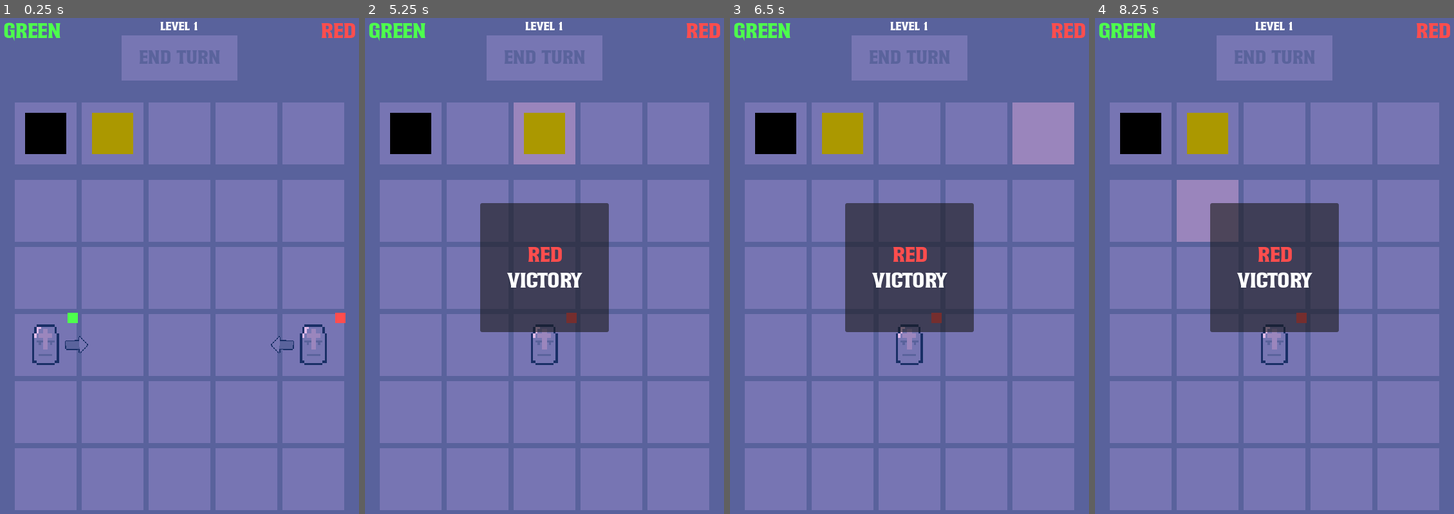
Above: before the commit, frames 1-4 (left to right).
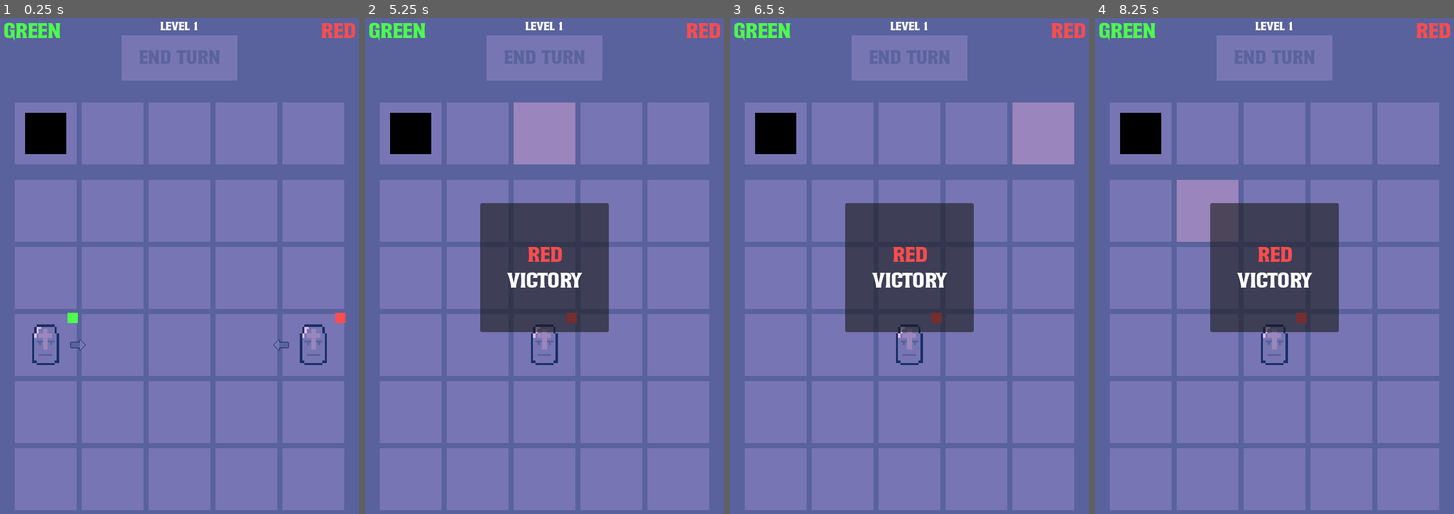
Above: after the commit, the same moments.

Repository: frostblooded/influencer
Game: Godot game, scene res://scenes/levels/level_1.tscn
Two runs of this game, one before a commit and one after it. Both use one fixed random seed, a clock stepped at 60 frames per second and the inputs below. Before the commit the project starts from res://scenes/level_1.tscn.
Inputs (mouse positions are in pixels of both pictures, inside the frame that each line leads up to):
- Up to frame 1 (0.25 s): no input
- Up to frame 2 (5.25 s): click "End turn" at 0.5 s; click "End turn" at 1.25 s; click "End turn" at 2 s; tap Enter at 2.75 s; drag from (411, 132) to (544, 132) at 2.77 s; drag from (411, 132) to (544, 132) at 3.52 s; move the mouse to (476, 132) at 4.27 s; click (476, 132) at 4.42 s; tap Space at 5 s; drag from (476, 132) to (677, 132) at 5.02 s
- Up to frame 3 (6.5 s): drag from (909, 132) to (1042, 132) at 5.77 s
- Up to frame 4 (8.25 s): tap Enter at 6.5, 8 s; drag from (1342, 132) to (1206, 132) at 6.52 s; tap Space at 7.25 s; move the mouse to (1407, 132) at 7.27 s; click (1407, 132) at 7.42 s; drag from (1141, 211) to (1342, 132) at 8.02 s

The runs differ from the first frame. In frame 1, 1.1% of the frame differs, in the area x 18-82%, y 19-68%; in frame 2, 1.0%; in frame 3, 1.0%; in frame 4, 1.0%.
Error after the commit: Invalid call. Nonexistent function 'peek_container' in base 'Nil'. (res://scripts/unit.gd:111)

Commit message:
Complete refactor of the project

Diff:
--- a/project.godot
+++ b/project.godot
@@ -10,8 +10,8 @@
 
 [application]
 
-config/name="pirate_software_game_jam_18_07_2024"
-run/main_scene="res://scenes/level_1.tscn"
+config/name="influencer"
+run/main_scene="res://scenes/levels/level_1.tscn"
 config/features=PackedStringArray("4.2", "GL Compatibility")
 config/icon="res://icon.svg"
 
--- a/scenes/cell.tscn
+++ b/scenes/cell.tscn
@@ -1,6 +1,6 @@
 [gd_scene load_steps=7 format=3 uid="uid://c76khrdew5rb8"]
 
-[ext_resource type="Script" path="res://scripts/cell.gd" id="1_uoj0y"]
+[ext_resource type="Script" path="res://scripts/grids/cell.gd" id="1_uoj0y"]
 
 [sub_resource type="Gradient" id="Gradient_rvejq"]
 offsets = PackedFloat32Array(0)
--- a/scenes/grid_cell.tscn
+++ b/scenes/grid_cell.tscn
@@ -1,15 +1,11 @@
 [gd_scene load_steps=4 format=3 uid="uid://dl1tj8dvgjcg2"]
 
-[ext_resource type="Script" path="res://scripts/grid_cell.gd" id="1_8mbga"]
+[ext_resource type="Script" path="res://scripts/grids/grid_cell.gd" id="1_8mbga"]
 [ext_resource type="PackedScene" uid="uid://c76khrdew5rb8" path="res://scenes/cell.tscn" id="1_k0r31"]
 [ext_resource type="Texture2D" uid="uid://biumxxayrtuu5" path="res://assets/arrow.png" id="2_4y6ku"]
 
-[node name="GridCell" node_paths=PackedStringArray("_top_action_sprite_2d", "_right_action_sprite_2d", "_bottom_action_sprite_2d", "_left_action_sprite_2d") instance=ExtResource("1_k0r31")]
+[node name="GridCell" instance=ExtResource("1_k0r31")]
 script = ExtResource("1_8mbga")
-_top_action_sprite_2d = NodePath("TopActionSprite2DContainer")
-_right_action_sprite_2d = NodePath("RightActionSprite2DContainer")
-_bottom_action_sprite_2d = NodePath("BottomActionSprite2DContainer")
-_left_action_sprite_2d = NodePath("LeftActionSprite2DContainer")
 
 [node name="TopActionSprite2DContainer" type="Sprite2D" parent="." index="4"]
 visible = false
--- a/scenes/item.tscn
+++ b/scenes/items/item.tscn
@@ -1,6 +1,6 @@
 [gd_scene load_steps=9 format=3 uid="uid://d243sqiodghwd"]
 
-[ext_resource type="Script" path="res://scripts/placeable_item.gd" id="1_fwq5t"]
+[ext_resource type="Script" path="res://scripts/item.gd" id="1_eok4o"]
 [ext_resource type="Script" path="res://scripts/state_machines/state_machine.gd" id="2_y7nqv"]
 [ext_resource type="Script" path="res://scripts/state_machines/item/idle_state.gd" id="3_8ojxu"]
 [ext_resource type="Script" path="res://scripts/state_machines/item/dragged_state.gd" id="4_a4x7h"]
@@ -18,7 +18,7 @@
 
 [node name="Item" type="Node2D"]
 z_index = 10
-script = ExtResource("1_fwq5t")
+script = ExtResource("1_eok4o")
 
 [node name="StateMachine" type="Node" parent="." node_paths=PackedStringArray("_initial_state")]
 script = ExtResource("2_y7nqv")
--- /dev/null
+++ b/scenes/items/rock_item.tscn
@@ -0,0 +1,5 @@
+[gd_scene load_steps=2 format=3 uid="uid://c0ri27pmwche4"]
+
+[ext_resource type="PackedScene" uid="uid://d243sqiodghwd" path="res://scenes/items/item.tscn" id="1_o63f2"]
+
+[node name="RockItem" instance=ExtResource("1_o63f2")]
--- a/scenes/level_1.tscn
+++ b/scenes/levels/level_1.tscn
@@ -1,18 +1,17 @@
-[gd_scene load_steps=18 format=3 uid="uid://cvvvodfer4c1a"]
+[gd_scene load_steps=17 format=3 uid="uid://cvvvodfer4c1a"]
 
-[ext_resource type="Script" path="res://scripts/end_turn_button.gd" id="1_y8ygf"]
-[ext_resource type="Script" path="res://scripts/victory_screen_panel.gd" id="2_in3wr"]
-[ext_resource type="Script" path="res://scripts/inventory_grid.gd" id="3_lj5s8"]
-[ext_resource type="PackedScene" uid="uid://c0ri27pmwche4" path="res://scenes/rock_element.tscn" id="4_wdqv8"]
-[ext_resource type="PackedScene" uid="uid://j2rt6h2o4fxb" path="res://scenes/lightning_element.tscn" id="5_igwqa"]
-[ext_resource type="PackedScene" uid="uid://b7ad14at3ofrm" path="res://scenes/inventory_cell.tscn" id="6_bsr6w"]
-[ext_resource type="Script" path="res://scripts/grid.gd" id="7_io0x2"]
-[ext_resource type="PackedScene" uid="uid://dl1tj8dvgjcg2" path="res://scenes/grid_cell.tscn" id="7_lkwqf"]
-[ext_resource type="Script" path="res://scripts/spawner.gd" id="9_al5wj"]
-[ext_resource type="Resource" uid="uid://dxs1coccku8n1" path="res://resources/factions/green_faction.tres" id="9_sdona"]
-[ext_resource type="PackedScene" uid="uid://bosldgi81a7pv" path="res://scenes/unit.tscn" id="10_knpjx"]
-[ext_resource type="PackedScene" uid="uid://4q8tgyxbcj52" path="res://scenes/level_manager.tscn" id="11_5n4px"]
-[ext_resource type="Resource" uid="uid://6rvy2hgst74q" path="res://resources/factions/red_faction.tres" id="12_6bu8g"]
+[ext_resource type="Script" path="res://scripts/ui/end_turn_button.gd" id="1_4eei4"]
+[ext_resource type="Script" path="res://scripts/ui/victory_screen_panel.gd" id="2_tj3ea"]
+[ext_resource type="Script" path="res://scripts/grids/inventory_grid.gd" id="3_rm17l"]
+[ext_resource type="PackedScene" uid="uid://c0ri27pmwche4" path="res://scenes/items/rock_item.tscn" id="4_q68yn"]
+[ext_resource type="PackedScene" uid="uid://b7ad14at3ofrm" path="res://scenes/inventory_cell.tscn" id="5_u88ib"]
+[ext_resource type="Script" path="res://scripts/grids/grid.gd" id="6_eppx7"]
+[ext_resource type="PackedScene" uid="uid://dl1tj8dvgjcg2" path="res://scenes/grid_cell.tscn" id="7_ysjo5"]
+[ext_resource type="Resource" uid="uid://dxs1coccku8n1" path="res://resources/factions/green_faction.tres" id="8_x3lke"]
+[ext_resource type="Script" path="res://scripts/spawner.gd" id="9_dywpj"]
+[ext_resource type="PackedScene" uid="uid://bosldgi81a7pv" path="res://scenes/unit.tscn" id="10_uciyf"]
+[ext_resource type="Resource" uid="uid://6rvy2hgst74q" path="res://resources/factions/red_faction.tres" id="11_ura4m"]
+[ext_resource type="PackedScene" uid="uid://4q8tgyxbcj52" path="res://scenes/level_manager.tscn" id="12_bpy5c"]
 
 [sub_resource type="Gradient" id="Gradient_nvnxt"]
 offsets = PackedFloat32Array(1)
@@ -102,7 +101,7 @@
 focus_mode = 0
 theme_override_font_sizes/font_size = 25
 text = "End turn"
-script = ExtResource("1_y8ygf")
+script = ExtResource("1_4eei4")
 
 [node name="VictoryScreenPanel" type="Panel" parent="CanvasLayer/Control" node_paths=PackedStringArray("faction_label", "next_level_button")]
 custom_minimum_size = Vector2(200, 200)
@@ -118,7 +117,7 @@
 offset_bottom = 20.0
 grow_horizontal = 2
 grow_vertical = 2
-script = ExtResource("2_in3wr")
+script = ExtResource("2_tj3ea")
 faction_label = NodePath("VBoxContainer/FactionLabel")
 next_level_button = NodePath("VBoxContainer/Button")
 
@@ -156,32 +155,30 @@
 
 [node name="InventoryGrid" type="Node2D" parent="."]
 position = Vector2(64, 192)
-script = ExtResource("3_lj5s8")
-starting_elements = Array[PackedScene]([ExtResource("4_wdqv8"), ExtResource("5_igwqa")])
+script = ExtResource("3_rm17l")
+starting_items = Array[PackedScene]([ExtResource("4_q68yn")])
 
-[node name="InventoryCell" parent="InventoryGrid" instance=ExtResource("6_bsr6w")]
+[node name="InventoryCell" parent="InventoryGrid" instance=ExtResource("5_u88ib")]
 position = Vector2(16, 0)
 
-[node name="InventoryCell2" parent="InventoryGrid" instance=ExtResource("6_bsr6w")]
+[node name="InventoryCell2" parent="InventoryGrid" instance=ExtResource("5_u88ib")]
 position = Vector2(120, 0)
 
-[node name="InventoryCell3" parent="InventoryGrid" instance=ExtResource("6_bsr6w")]
+[node name="InventoryCell3" parent="InventoryGrid" instance=ExtResource("5_u88ib")]
 position = Vector2(224, 0)
 
-[node name="InventoryCell4" parent="InventoryGrid" instance=ExtResource("6_bsr6w")]
+[node name="InventoryCell4" parent="InventoryGrid" instance=ExtResource("5_u88ib")]
 position = Vector2(328, 0)
 
-[node name="InventoryCell5" parent="InventoryGrid" instance=ExtResource("6_bsr6w")]
+[node name="InventoryCell5" parent="InventoryGrid" instance=ExtResource("5_u88ib")]
 position = Vector2(432, 0)
 
 [node name="Grid" type="Node2D" parent="."]
 position = Vector2(80, 312)
-script = ExtResource("7_io0x2")
-width = null
-height = null
-cell_scene = ExtResource("7_lkwqf")
+script = ExtResource("6_eppx7")
+cell_scene = ExtResource("7_ysjo5")
 cell_x_diff = 104
 cell_y_diff = 104
-spawners = Array[ExtResource("9_al5wj")]([SubResource("Resource_b7lf8"), SubResource("Resource_wu7mj")])
+spawners = Array[ExtResource("9_dywpj")]([SubResource("Resource_b7lf8"), SubResource("Resource_wu7mj")])
 
-[node name="LevelManager" parent="." instance=ExtResource("11_5n4px")]
+[node name="LevelManager" parent="." instance=ExtResource("12_bpy5c")]
--- a/scenes/lightning_element.tscn
+++ /dev/null
@@ -1,16 +0,0 @@
-[gd_scene load_steps=4 format=3 uid="uid://j2rt6h2o4fxb"]
-
-[ext_resource type="PackedScene" uid="uid://d243sqiodghwd" path="res://scenes/item.tscn" id="1_0ht5u"]
-
-[sub_resource type="Gradient" id="Gradient_8gucw"]
-offsets = PackedFloat32Array(1)
-colors = PackedColorArray(0.673491, 0.597692, 0, 1)
-
-[sub_resource type="GradientTexture1D" id="GradientTexture1D_kckxn"]
-gradient = SubResource("Gradient_8gucw")
-
-[node name="LightningElement" instance=ExtResource("1_0ht5u")]
-is_damaging = true
-
-[node name="Sprite2D" parent="." index="1"]
-texture = SubResource("GradientTexture1D_kckxn")
--- a/scenes/lightning_rock_element.tscn
+++ /dev/null
@@ -1,16 +0,0 @@
-[gd_scene load_steps=4 format=3 uid="uid://dbt8fa2qy66xo"]
-
-[ext_resource type="PackedScene" uid="uid://d243sqiodghwd" path="res://scenes/item.tscn" id="1_b0g06"]
-
-[sub_resource type="Gradient" id="Gradient_aimyh"]
-offsets = PackedFloat32Array(1)
-colors = PackedColorArray(0.343505, 0.302041, 2.40654e-07, 1)
-
-[sub_resource type="GradientTexture1D" id="GradientTexture1D_iqloc"]
-gradient = SubResource("Gradient_aimyh")
-
-[node name="LightningRockElement" instance=ExtResource("1_b0g06")]
-is_blocking = true
-
-[node name="Sprite2D" parent="." index="1"]
-texture = SubResource("GradientTexture1D_iqloc")
--- a/scenes/rock_element.tscn
+++ /dev/null
@@ -1,6 +0,0 @@
-[gd_scene load_steps=2 format=3 uid="uid://c0ri27pmwche4"]
-
-[ext_resource type="PackedScene" uid="uid://d243sqiodghwd" path="res://scenes/item.tscn" id="1_o63f2"]
-
-[node name="RockElement" instance=ExtResource("1_o63f2")]
-is_blocking = true
--- a/scenes/unit.tscn
+++ b/scenes/unit.tscn
@@ -11,10 +11,11 @@
 [sub_resource type="GradientTexture1D" id="GradientTexture1D_bg3yp"]
 gradient = SubResource("Gradient_8qw5f")
 
-[node name="Unit" type="Node2D" node_paths=PackedStringArray("faction_sprite_2d") groups=["units"]]
+[node name="Unit" type="Node2D" node_paths=PackedStringArray("faction_sprite_2d", "action_sprite_2d") groups=["units"]]
 script = ExtResource("1_evil8")
+faction_sprite_2d = NodePath("FactionSprite2D")
+action_sprite_2d = NodePath("ActionSprite2D")
 move_action_texture = ExtResource("2_41fv4")
-faction_sprite_2d = NodePath("FactionSprite2D")
 
 [node name="Sprite2D" type="Sprite2D" parent="."]
 position = Vector2(1.90735e-06, 1.90735e-06)
@@ -25,3 +26,8 @@
 position = Vector2(42, -42)
 scale = Vector2(0.0625, 16.25)
 texture = SubResource("GradientTexture1D_bg3yp")
+
+[node name="ActionSprite2D" type="Sprite2D" parent="."]
+z_index = 10
+texture = ExtResource("2_41fv4")
+offset = Vector2(50, 0)
--- a/scripts/enums.gd
+++ b/scripts/enums.gd
@@ -7,3 +7,19 @@
     Bottom,
     Left
 }
+
+static func direction_to_vec2(direction: Direction) -> Vector2:
+    match (direction):
+        Direction.Top:
+            return Vector2.UP
+        Direction.Right:
+            return Vector2.RIGHT
+        Direction.Bottom:
+            return Vector2.DOWN
+        Direction.Left:
+            return Vector2.LEFT
+
+    return Vector2.ZERO
+
+static func direction_to_angle(direction: Direction) -> float:
+    return direction_to_vec2(direction).angle()
--- a/scripts/grid_cell.gd
+++ /dev/null
@@ -1,63 +0,0 @@
-class_name GridCell
-extends Cell
-
-@export var _top_action_sprite_2d: Node2D
-@export var _right_action_sprite_2d: Node2D
-@export var _bottom_action_sprite_2d: Node2D
-@export var _left_action_sprite_2d: Node2D
-
-class Neighbor:
-    var cell: GridCell
-    var direction: Enums.Direction = Enums.Direction.None
-
-    func _init(new_cell: Cell, new_direction: Enums.Direction) -> void:
-        cell = new_cell
-        direction = new_direction
-
-var neighbors: Array[Neighbor]
-
-var grid: Grid
-var grid_coordinates: Vector2
-
-func _ready() -> void:
-    super._ready()
-    hide_all_action_sprite_2ds()
-
-func set_action_sprite_2d(texture: Texture2D, direction: Enums.Direction) -> void:
-    hide_all_action_sprite_2ds()
-    var action_sprite_2d: Sprite2D = get_action_sprite_2d_for_direction(direction)
-    action_sprite_2d.texture = texture
-    action_sprite_2d.show()
-
-func reset_action_sprite_2d() -> void:
-    hide_all_action_sprite_2ds()
-
-func hide_all_action_sprite_2ds() -> void:
-    _top_action_sprite_2d.hide()
-    _right_action_sprite_2d.hide()
-    _bottom_action_sprite_2d.hide()
-    _left_action_sprite_2d.hide()
-
-func get_action_sprite_2d_for_direction(direction: Enums.Direction) -> Sprite2D:
-    match direction:
-        Enums.Direction.Top:
-            return _top_action_sprite_2d
-        Enums.Direction.Right:
-            return _right_action_sprite_2d
-        Enums.Direction.Bottom:
-            return _bottom_action_sprite_2d
-        Enums.Direction.Left:
-            return _left_action_sprite_2d
-        _:
-            push_error("Trying to get action sprite 2d container for unknown direction")
-            return null
-
-func get_neighbor_cell_from_direction(direction: Enums.Direction) -> Cell:
-    for neighbor: Neighbor in neighbors:
-        if neighbor.direction == direction:
-            return neighbor.cell
-
-    return null
-
-func _to_string() -> String:
-    return "({}, {})".format([grid_coordinates.x, grid_coordinates.y], "{}")
--- /dev/null
+++ b/scripts/grids/grid_cell.gd
@@ -0,0 +1,25 @@
+class_name GridCell
+extends Cell
+
+class Neighbor:
+    var cell: GridCell
+    var direction: Enums.Direction = Enums.Direction.None
+
+    func _init(new_cell: Cell, new_direction: Enums.Direction) -> void:
+        cell = new_cell
+        direction = new_direction
+
+var neighbors: Array[Neighbor]
+
+var grid: Grid
+var grid_coordinates: Vector2
+
+func get_direction_from_neighbor_cell(neighbor_cell: GridCell) -> Enums.Direction:
+    for neighbor: Neighbor in neighbors:
+        if neighbor.cell == neighbor_cell:
+            return neighbor.direction
+
+    return Enums.Direction.None
+
+func _to_string() -> String:
+    return "({}, {})".format([grid_coordinates.x, grid_coordinates.y], "{}")
--- a/scripts/inventory_grid.gd
+++ b/scripts/grids/inventory_grid.gd
@@ -1,12 +1,12 @@
 extends Node2D
 
-@export var starting_elements: Array[PackedScene] = []
+@export var starting_items: Array[PackedScene] = []
 
 func _ready() -> void:
-	assert(starting_elements.size() <= get_child_count())
+	assert(starting_items.size() <= get_child_count())
 
 	var child_idx: int = 0
-	for item_scene: PackedScene in starting_elements:
+	for item_scene: PackedScene in starting_items:
 		var child: Node = get_child(child_idx)
 		child_idx += 1
 		var item_instance: Node2D = item_scene.instantiate() as Node2D
--- /dev/null
+++ b/scripts/item.gd
@@ -0,0 +1,2 @@
+class_name Item
+extends PlaceableObject
--- a/scripts/placeable_item.gd
+++ /dev/null
@@ -1,5 +0,0 @@
-class_name ElementPlaceableObject
-extends PlaceableObject
-
-@export var is_blocking: bool = false
-@export var is_damaging: bool = false
--- a/scripts/state_machines/item/dragged_state.gd
+++ b/scripts/state_machines/item/dragged_state.gd
@@ -17,20 +17,35 @@
 	item_2d.global_position = mouse_position
 
 	if !Input.is_mouse_button_pressed(MOUSE_BUTTON_LEFT):
-		handle_mouse_release(item_2d)
+		handle_mouse_release(item_2d, mouse_position)
 
-func handle_mouse_release(item_node: Node2D) -> void:
-	for overlapping_area: Area2D in area_2d.get_overlapping_areas():
+func find_best_overlapping_area_for_placing(area: Area2D, mouse_position: Vector2) -> Area2D:
+	var best_area: Area2D = null
+	var best_distance: float
+
+	for overlapping_area: Area2D in area.get_overlapping_areas():
 		var area_parent: Node = overlapping_area.get_parent()
 		if area_parent is GridCell:
 			var cell: GridCell = area_parent as GridCell
-			Helpers.orphan(item_node)
-			cell.empty_container()
-			cell.add_to_container(item_node)
-			item_node.position = Vector2.ZERO
-			transitioned.emit(immovable_state)
-			return
 
-	# If we didn't find any usable area, return to initial position
-	item_node.global_position = _initial_position
-	transitioned.emit(idle_state)
+			if cell.peek_container() == null:
+				var distance: float = mouse_position.distance_squared_to(cell.global_position)
+
+				if !best_area || distance < best_distance:
+					best_area = overlapping_area
+					best_distance = distance
+
+	return best_area
+
+func handle_mouse_release(item_node: Node2D, mouse_position: Vector2) -> void:
+	var best_area: Area2D = find_best_overlapping_area_for_placing(area_2d, mouse_position)
+	if !best_area:
+		item_node.global_position = _initial_position
+		transitioned.emit(idle_state)
+		return
+
+	var cell: GridCell = best_area.get_parent() as GridCell
+	Helpers.orphan(item_node)
+	cell.add_to_container(item_node)
+	item_node.position = Vector2.ZERO
+	transitioned.emit(immovable_state)
--- a/scripts/state_machines/level_manager/ai_turn_state.gd
+++ b/scripts/state_machines/level_manager/ai_turn_state.gd
@@ -12,7 +12,7 @@
         var unit: Unit = unit_node as Unit
 
         if unit.faction == faction:
-            unit.perform_action()
+            unit.perform_move()
 
     EventBus.performed_actions.emit()
     transitioned.emit(next_state)
--- a/scripts/state_machines/level_manager/player_turn_state.gd
+++ b/scripts/state_machines/level_manager/player_turn_state.gd
@@ -8,7 +8,7 @@
 
     for unit_node: Node in get_tree().get_nodes_in_group("units"):
         var unit: Unit = unit_node as Unit
-        unit.update_actions()
+        unit.update_plan()
 
 func exit(_parent: Node) -> void:
     Helpers.safe_disconnect(EventBus.on_end_turn_button_pressed, on_end_turn_button_pressed)
--- a/scripts/unit.gd
+++ b/scripts/unit.gd
@@ -1,79 +1,82 @@
 class_name Unit
 extends PlaceableObject
 
+@export var faction_sprite_2d: Sprite2D
+@export var action_sprite_2d: Sprite2D
+
 @export var move_action_texture: Texture2D
-@export var faction_sprite_2d: Sprite2D
+
+class Enemy:
+    var unit: Unit
+    var path: Array[GridCell] = []
+
+    var distance: int:
+        get:
+            return path.size()
+
+    func _init(new_unit: Unit, new_path: Array[GridCell]) -> void:
+        unit = new_unit
+        path = new_path
 
 var faction: Faction:
     set(new_faction):
         faction = new_faction
         faction_sprite_2d.texture = Helpers.create_1_color_gradient_texture(new_faction.color)
 
-enum Action {
-    None,
-    Move
-}
+var _enemies: Array[Enemy] = []
 
-class GridEnemy:
-    var unit: Unit
-    var path: Array[GridCell] = []
-    var direction: Enums.Direction = Enums.Direction.None
+var _planned_move_direction: Enums.Direction = Enums.Direction.None
+var _planned_move_target: GridCell = null
 
-    var distance: int:
-        get:
-            return path.size()
+func update_plan() -> void:
+    clear_target()
+    update_enemies()
+    plan_move()
+    update_action_sprite_2d()
 
-    func _init(new_unit: Unit, new_path: Array[GridCell], new_direction: Enums.Direction) -> void:
-        unit = new_unit
-        path = new_path
-        direction = new_direction
+func clear_target() -> void:
+    _planned_move_direction = Enums.Direction.None
+    _planned_move_target = null
 
-var planned_action: Action = Action.None
-var planned_action_direction: Enums.Direction = Enums.Direction.None
+func set_move_target(target_cell: GridCell) -> void:
+    _planned_move_target = target_cell
+    _planned_move_direction = cell.get_direction_from_neighbor_cell(target_cell)
 
-var _grid_enemies_cache: Array[GridEnemy] = []
+func plan_move() -> void:
+    if _enemies.is_empty():
+        return
 
-func update_actions() -> void:
-    planned_action = Action.None
-    planned_action_direction = Enums.Direction.None
+    var closest_enemy: Enemy
 
-    update_grid_enemies()
+    for enemy: Enemy in _enemies:
+        if !closest_enemy or enemy.distance < closest_enemy.distance:
+            closest_enemy = enemy
 
-    if can_plan_move_towards_enemy():
-        plan_move_towards_enemy()
+    if closest_enemy:
+        assert(!closest_enemy.path.is_empty())
+        set_move_target(closest_enemy.path[0])
 
-    if planned_action != Action.None:
-        cell.set_action_sprite_2d(move_action_texture, planned_action_direction)
-
-func can_plan_move_towards_enemy() -> bool:
-    return !_grid_enemies_cache.is_empty()
-
-func plan_move_towards_enemy() -> void:
-    var closest_grid_enemy: GridEnemy
-
-    for grid_enemy: GridEnemy in _grid_enemies_cache:
-        if !closest_grid_enemy or grid_enemy.distance < closest_grid_enemy.distance:
-            closest_grid_enemy = grid_enemy
-
-    if closest_grid_enemy:
-        planned_action = Action.Move
-        planned_action_direction = closest_grid_enemy.direction
+func update_action_sprite_2d() -> void:
+    if _planned_move_direction != Enums.Direction.None:
+        action_sprite_2d.show()
+        action_sprite_2d.texture = move_action_texture
+        action_sprite_2d.rotation = Enums.direction_to_angle(_planned_move_direction)
+    else:
+        action_sprite_2d.hide()
 
 class PathSearchStatus:
     var cell: GridCell
     var path: Array[GridCell] = []
-    var direction: Enums.Direction = Enums.Direction.None
 
-    func _init(new_cell: GridCell, new_path: Array[GridCell], new_first_direction: Enums.Direction) -> void:
+    func _init(new_cell: GridCell, new_path: Array[GridCell]) -> void:
         cell = new_cell
         path = new_path
-        direction = new_first_direction
 
-func update_grid_enemies() -> void:
-    _grid_enemies_cache.clear()
+func update_enemies() -> void:
+    _enemies.clear()
 
     var queue: Array[PathSearchStatus] = []
-    queue.push_back(PathSearchStatus.new(cell, [], Enums.Direction.None))
+    queue.push_back(PathSearchStatus.new(cell, []))
 
     var visited: Array[GridCell] = []
 
@@ -86,54 +89,35 @@
 
         visited.push_back(current_cell)
         var current_path: Array[GridCell] = current_path_search_status.path
-        var current_direction: Enums.Direction = current_path_search_status.direction
 
         var placeable_object: PlaceableObject = current_cell.peek_container()
         var unit: Unit = placeable_object as Unit
         if unit:
             if unit != self:
-                _grid_enemies_cache.push_back(GridEnemy.new(unit, current_path, current_direction))
+                _enemies.push_back(Enemy.new(unit, current_path))
         elif placeable_object != null:
             continue
 
         for neighbor: GridCell.Neighbor in current_cell.neighbors:
             var path: Array[GridCell] = current_path.duplicate()
             path.append(neighbor.cell)
+            queue.push_back(PathSearchStatus.new(neighbor.cell, path))
 
-            var direction: Enums.Direction = current_direction
-            if direction == Enums.Direction.None:
-                direction = neighbor.direction
-
-            queue.push_back(PathSearchStatus.new(neighbor.cell, path, direction))
-
-func perform_action() -> void:
-    match planned_action:
-        Action.Move:
-            perform_move()
+func die() -> void:
+    queue_free()
+    cell.empty_container()
 
 func perform_move() -> void:
-    var other_cell: GridCell = cell.get_neighbor_cell_from_direction(planned_action_direction) as GridCell
+    var other_cell_containee: PlaceableObject = _planned_move_target.peek_container()
 
-    var other_cell_containee: PlaceableObject = other_cell.peek_container()
+    if other_cell_containee:
+        var other_cell_unit: Unit = other_cell_containee as Unit
+        if other_cell_unit:
+            other_cell_unit.die()
+        else:
+            var other_cell_item: Item = other_cell_containee as Item
+            if other_cell_item:
+                return
 
-    if other_cell_containee != null:
-        var other_cell_unit: Unit = other_cell_containee as Unit
-        if other_cell_unit != null:
-            other_cell_unit.queue_free()
-        else:
-            var other_cell_element: ElementPlaceableObject = other_cell_containee as ElementPlaceableObject
-            if other_cell_element:
-                if other_cell_element.is_blocking:
-                    return
-
-                if other_cell_element.is_damaging:
-                    cell.reset_action_sprite_2d()
-                    cell.empty_container()
-                    return
-
-        other_cell.reset_action_sprite_2d()
-        other_cell.empty_container()
-
-    cell.reset_action_sprite_2d()
     cell.empty_container()
-    other_cell.add_to_container(self)
+    _planned_move_target.add_to_container(self)
Binary file changed: assets/arrow.aseprite
Binary file changed: assets/arrow.png
Not shown: 1 places in scenes/levels/level_1.tscn that only renumber resources
Renamed: scripts/cell.gd -> scripts/grids/cell.gd
Renamed: scripts/grid.gd -> scripts/grids/grid.gd
Renamed: scripts/placeable_object.gd -> scripts/grids/placeable_object.gd
Renamed: scripts/end_turn_button.gd -> scripts/ui/end_turn_button.gd
Renamed: scripts/victory_screen_panel.gd -> scripts/ui/victory_screen_panel.gd
Not shown, added: GDD.pdf
